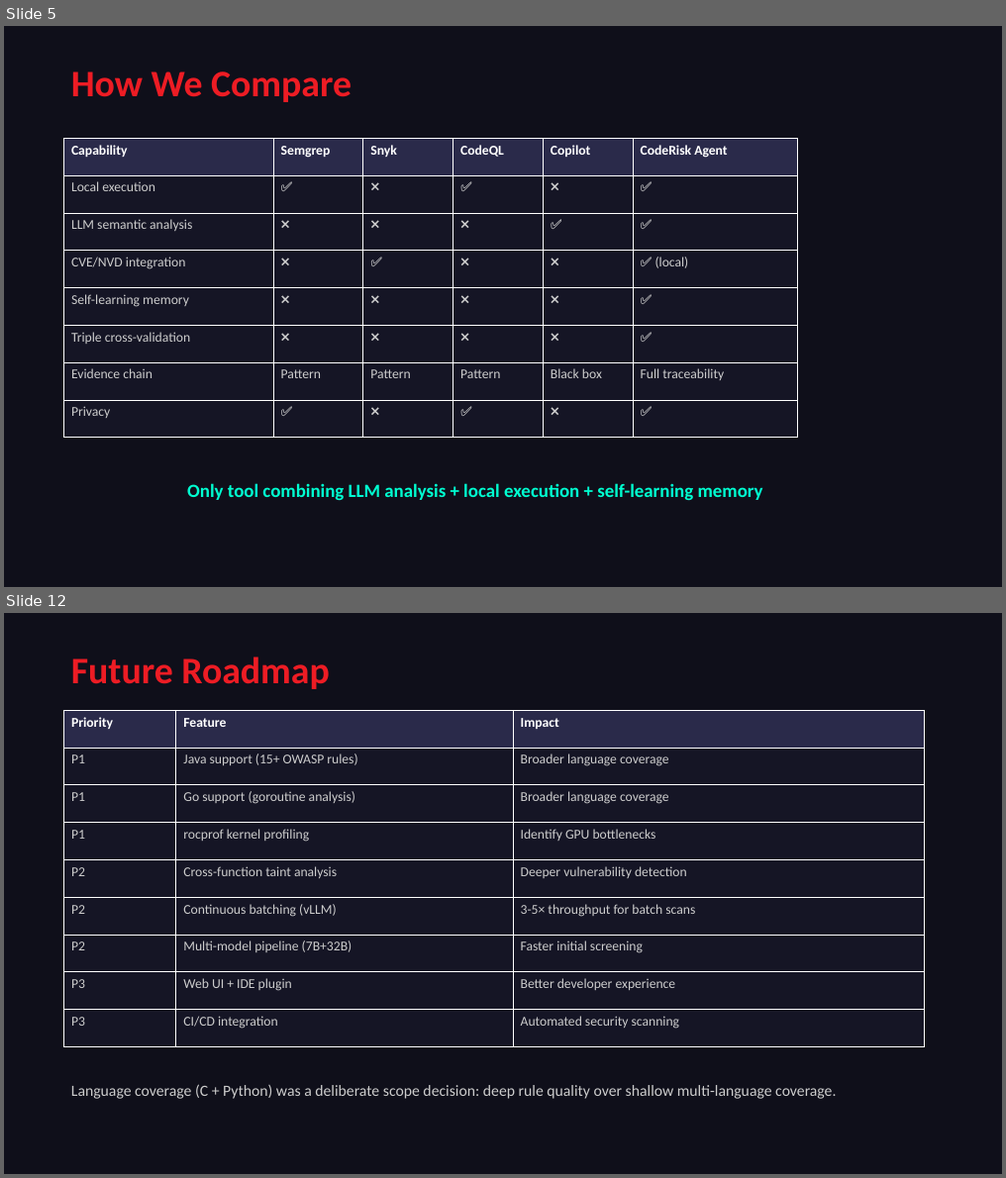
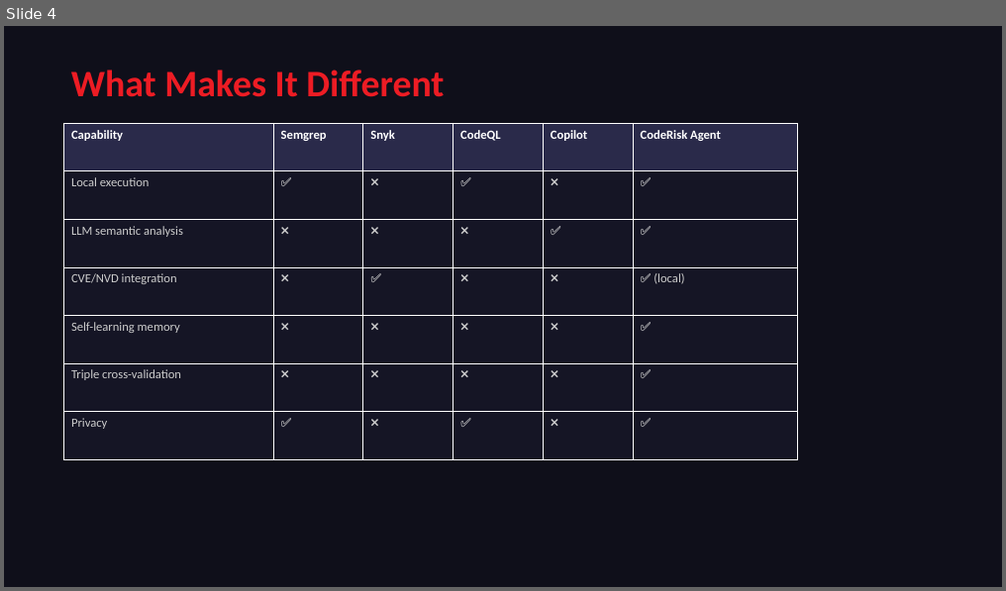
Before and after one commit to a9320/Radeon-hackathon-2026-07, a slide deck: docs/CodeRisk_Agent_Presentation.pptx. Shown one above the other, each under a label of ours: slides 5 and 12 before the commit, slide 4 after it; the slides between them are not shown. The pictures are 1006x1178 and 1006x591 pixels, drawn with LibreOffice and Linux fonts; fonts in the diff are those of the drawing. Boxes give left, top, right and bottom in pixels: in the first picture for what was removed or moved away, otherwise in the second. Text is boxed around its words. In the diff, an @@ line names an element or a change of style, - is before the commit and + after.

Commit message:
docs: update PPT with ROCm experiments (quantization, MIOpen, env vars, KV cache, profiling)

```diff
--- a/docs/CodeRisk_Agent_Presentation.pptx
+++ b/docs/CodeRisk_Agent_Presentation.pptx
@@ slide 12 removed at box(4, 613, 1002, 1174), background #0F0F1A @@
@@ text removed at box(71, 657, 329, 689) @@
-Future Roadmap
@@ table removed at box(63, 710, 925, 1048), 9 rows, 3 columns @@
-Priority | Feature | Impact
-P1 | Java support (15+ OWASP rules) | Broader language coverage
-P1 | Go support (goroutine analysis) | Broader language coverage
-P1 | rocprof kernel profiling | Identify GPU bottlenecks
-P2 | Cross-function taint analysis | Deeper vulnerability detection
-P2 | Continuous batching (vLLM) | 3-5× throughput for batch scans
-P2 | Multi-model pipeline (7B+32B) | Faster initial screening
-P3 | Web UI + IDE plugin | Better developer experience
-P3 | CI/CD integration | Automated security scanning
@@ text removed at box(71, 1084, 836, 1099) @@
-Language coverage (C + Python) was a deliberate scope decision: deep rule quality over shallow multi-language coverage.
@@ what was slide 5 is now slide 4 @@
@@ slide 4 changed as well @@
@@ text at box(71, 70, 444, 97): text changed @@
-How We Compare
+What Makes It Different
@@ table at box(63, 123, 798, 461) @@
-row 7: Evidence chain | Pattern | Pattern | Pattern | Black box | Full traceability
@@ table: place and size @@
-table at box(63, 138, 798, 438)
+table at box(63, 123, 798, 461)
@@ text removed at box(187, 483, 763, 501) @@
-Only tool combining LLM analysis + local execution + self-learning memory
```
Also in this commit, not shown: 6 other slides changed, 2 slides added, 6 other slides removed.
